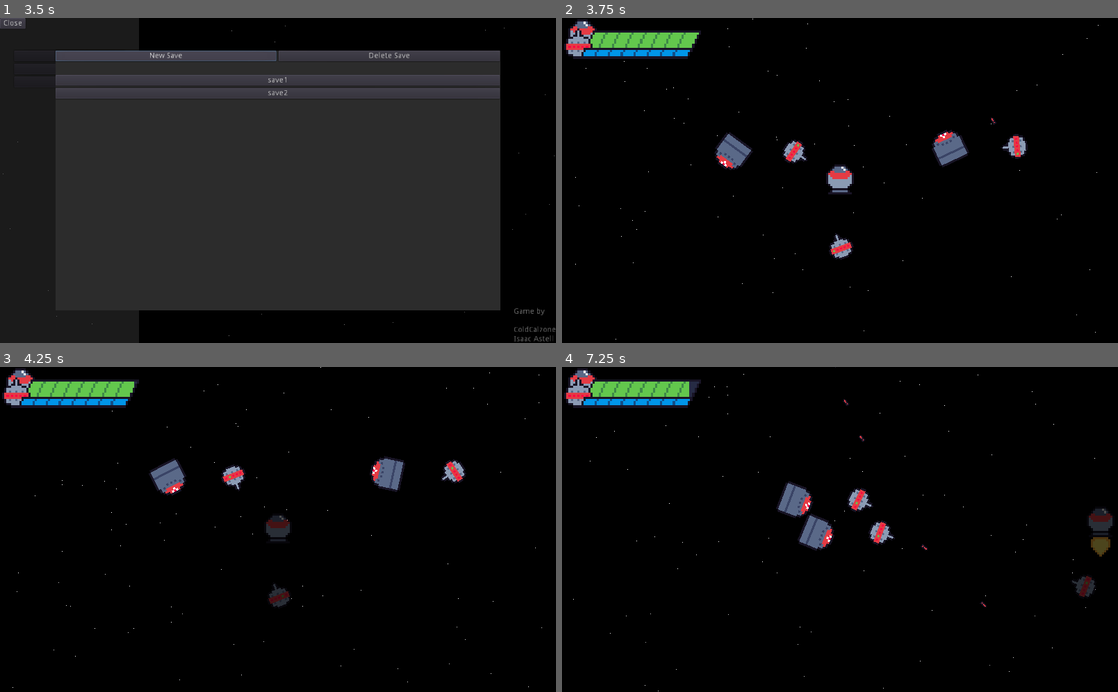
Above: before the commit, frames 1-4 (two rows, left to right).
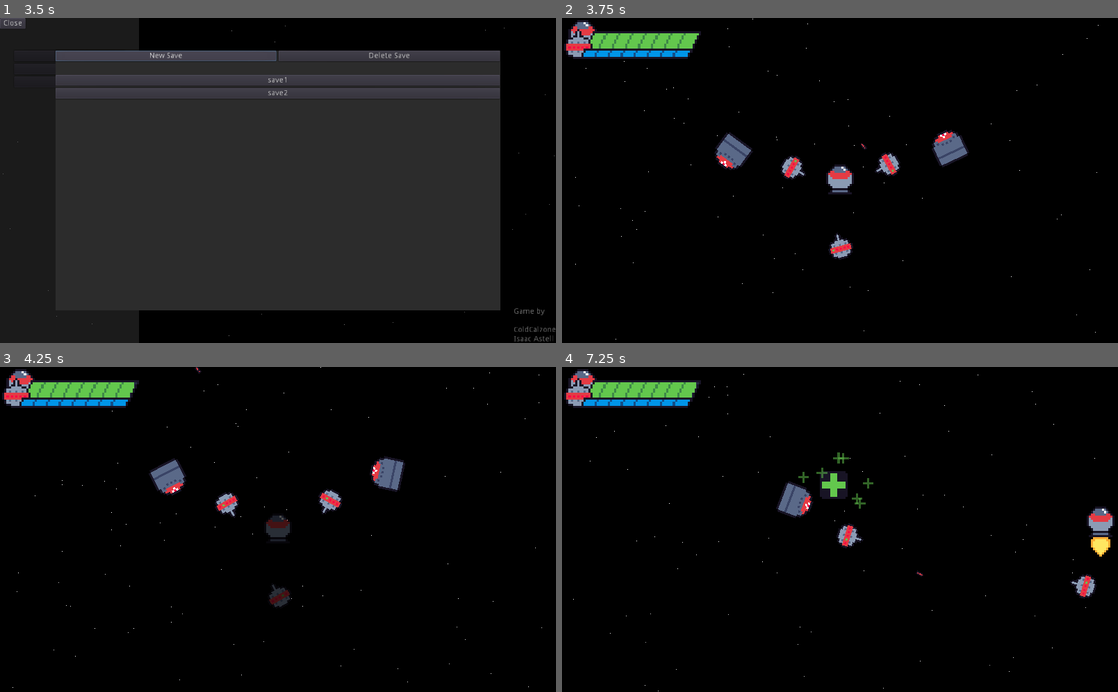
Above: after the commit, the same moments.

Repository: ColdCalzone/gmtk-gwj-34
Game: Godot game, scene res://ui/MainMenu.tscn
The game is run twice, just before and just after one commit, with the same random seed, the same clock (stepped at 60 frames per second) and the same inputs.
Inputs:
- Up to frame 1 (3.5 s): click "Play" at 0.5 s; click "Play" at 1.25 s; click "Options" at 2 s; click "New Save" at 2.75 s
- Up to frame 2 (3.75 s): click "save1" at 3.5 s
- Up to frame 3 (4.25 s): no input
- Up to frame 4 (7.25 s): hold Right (move_right) 4.28-5.03 s; hold A (aim_left) 4.28-5.03 s; hold Down (move_down) 5.03-5.78 s; tap D (aim_right) at 5.1 s; hold Right (move_right) 5.78-6.53 s; hold W (shooty) 5.78-6.53 s; hold Up (move_up) from 6.53 s (still down); tap A (aim_left) at 6.6 s

Frame 1 is identical in both runs. In frame 2, 1.3% of the frame differs, in the area x 0-84%, y 0-75%; in frame 3, 1.3%; in frame 4, 2.9%, in the area x 0-100%, y 0-74%.

Commit message:
MAKE TURRET ENEMY HARDER...
CHANGE UI TO BE A CANVASLAYER

Diff:
--- a/objects/enemies/TurretEnemy.gd
+++ b/objects/enemies/TurretEnemy.gd
@@ -63,7 +63,7 @@
 		health_pack.global_position = global_position
 		get_parent().add_child(health_pack)
 		queue_free()
-	var collision = move_and_collide(Vector2.ZERO)
+	turret.position = ((turret.position - position).normalized() * 120)
 
 func get_target():
 	if !player:
--- a/scenes/Game.gd
+++ b/scenes/Game.gd
@@ -1,7 +1,7 @@
 extends Node2D
 
-onready var player_health = $Control/PlayerHealth
-onready var turrets_health = $Control/TurretsHealth
+onready var player_health = $Ui/Control/PlayerHealth
+onready var turrets_health = $Ui/Control/TurretsHealth
 onready var player = $Player
 onready var turrets = get_tree().get_nodes_in_group("Turret")
 
--- a/scenes/Game.tscn
+++ b/scenes/Game.tscn
@@ -46,61 +46,6 @@
 [node name="Camera2D" type="Camera2D" parent="."]
 current = true
 
-[node name="Control" type="Control" parent="."]
-margin_left = -512.0
-margin_top = -300.53
-margin_right = 512.0
-margin_bottom = 299.47
-__meta__ = {
-"_edit_use_anchors_": false
-}
-
-[node name="PlayerIcon" type="TextureRect" parent="Control"]
-margin_left = 8.0
-margin_right = 71.0
-margin_bottom = 15.0
-rect_scale = Vector2( 4, 4 )
-texture = ExtResource( 7 )
-__meta__ = {
-"_edit_use_anchors_": false
-}
-
-[node name="PlayerHealth" type="TextureProgress" parent="Control"]
-margin_left = 8.0
-margin_right = 71.0
-margin_bottom = 15.0
-rect_scale = Vector2( 4, 4 )
-value = 100.0
-texture_under = ExtResource( 10 )
-texture_over = ExtResource( 8 )
-texture_progress = ExtResource( 11 )
-__meta__ = {
-"_edit_use_anchors_": false
-}
-
-[node name="TurretIcon" type="TextureRect" parent="Control"]
-margin_top = 16.0
-margin_right = 63.0
-margin_bottom = 31.0
-rect_scale = Vector2( 4, 4 )
-texture = ExtResource( 5 )
-__meta__ = {
-"_edit_use_anchors_": false
-}
-
-[node name="TurretsHealth" type="TextureProgress" parent="Control"]
-margin_top = 16.0
-margin_right = 63.0
-margin_bottom = 31.0
-rect_scale = Vector2( 4, 4 )
-max_value = 0.0
-texture_under = ExtResource( 1 )
-texture_over = ExtResource( 9 )
-texture_progress = ExtResource( 6 )
-__meta__ = {
-"_edit_use_anchors_": false
-}
-
 [node name="EnemyWaveManager" parent="." instance=ExtResource( 12 )]
 waves = [ 0 ]
 
@@ -135,3 +80,58 @@
 
 [node name="CollisionShape2D" type="CollisionShape2D" parent="Wall4"]
 shape = SubResource( 3 )
+
+[node name="Ui" type="CanvasLayer" parent="."]
+
+[node name="Control" type="Control" parent="Ui"]
+margin_right = 1024.0
+margin_bottom = 600.0
+__meta__ = {
+"_edit_use_anchors_": false
+}
+
+[node name="PlayerIcon" type="TextureRect" parent="Ui/Control"]
+margin_left = 8.0
+margin_right = 71.0
+margin_bottom = 15.0
+rect_scale = Vector2( 4, 4 )
+texture = ExtResource( 7 )
+__meta__ = {
+"_edit_use_anchors_": false
+}
+
+[node name="PlayerHealth" type="TextureProgress" parent="Ui/Control"]
+margin_left = 8.0
+margin_right = 71.0
+margin_bottom = 15.0
+rect_scale = Vector2( 4, 4 )
+value = 100.0
+texture_under = ExtResource( 10 )
+texture_over = ExtResource( 8 )
+texture_progress = ExtResource( 11 )
+__meta__ = {
+"_edit_use_anchors_": false
+}
+
+[node name="TurretIcon" type="TextureRect" parent="Ui/Control"]
+margin_top = 16.0
+margin_right = 63.0
+margin_bottom = 31.0
+rect_scale = Vector2( 4, 4 )
+texture = ExtResource( 5 )
+__meta__ = {
+"_edit_use_anchors_": false
+}
+
+[node name="TurretsHealth" type="TextureProgress" parent="Ui/Control"]
+margin_top = 16.0
+margin_right = 63.0
+margin_bottom = 31.0
+rect_scale = Vector2( 4, 4 )
+max_value = 0.0
+texture_under = ExtResource( 1 )
+texture_over = ExtResource( 9 )
+texture_progress = ExtResource( 6 )
+__meta__ = {
+"_edit_use_anchors_": false
+}
--- a/ui/PauseMenu.tscn
+++ b/ui/PauseMenu.tscn
@@ -5,6 +5,7 @@
 
 [node name="PauseMenu" type="CanvasLayer"]
 pause_mode = 2
+layer = 2
 script = ExtResource( 3 )
 
 [node name="PauseContainer" type="Control" parent="."]
